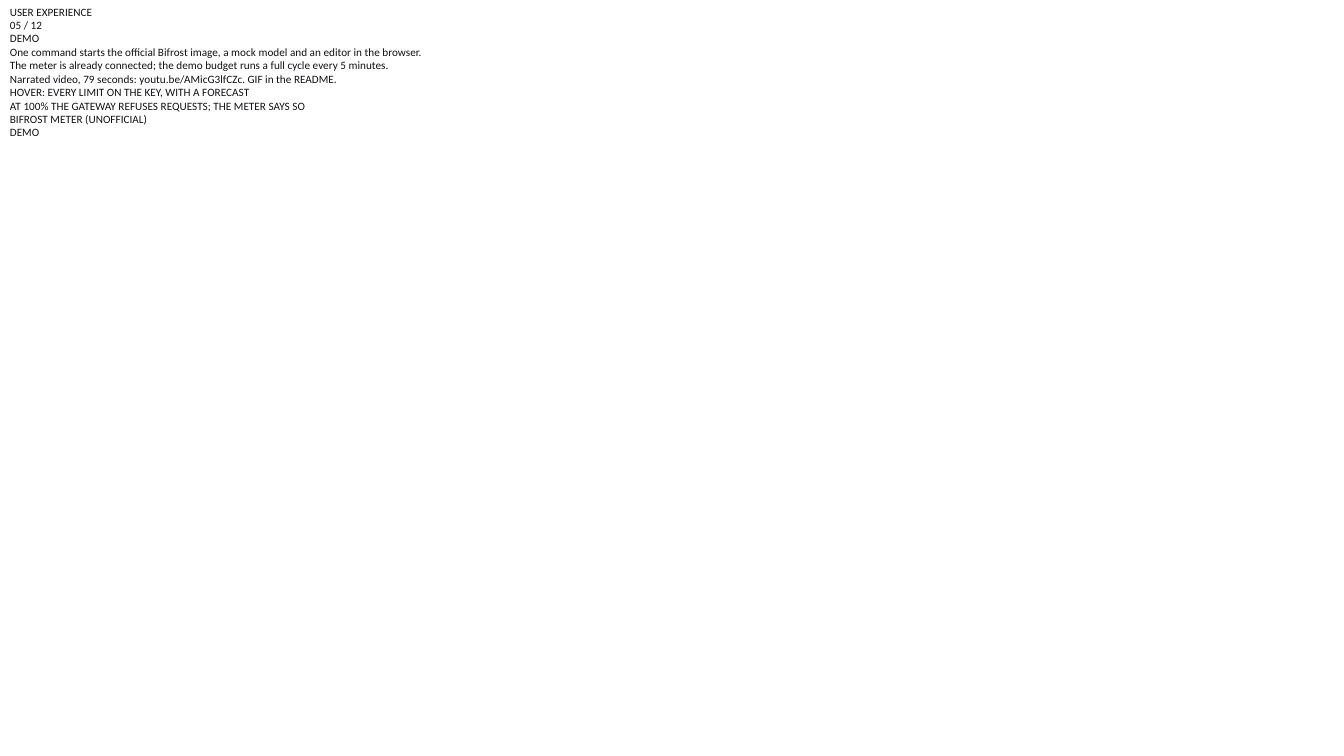
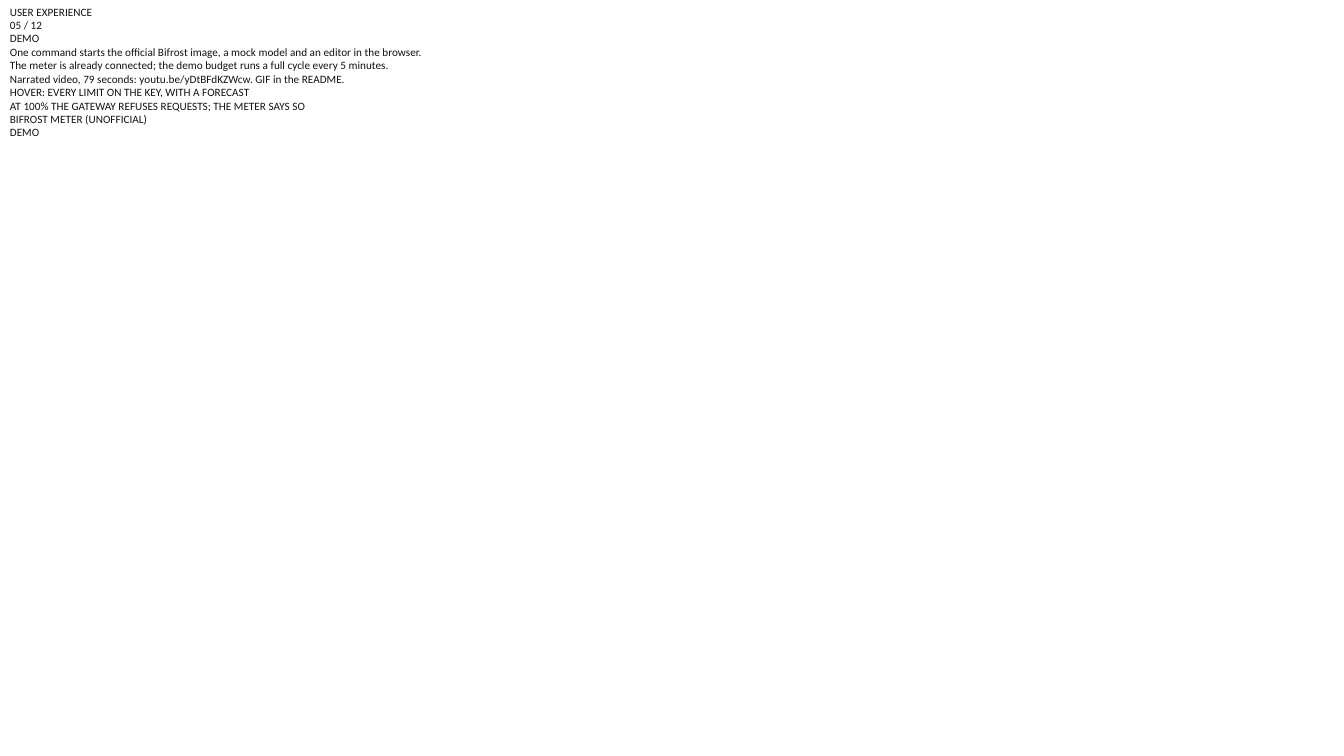
Before and after one commit to aimanmalib/bifrost-meter, a slide deck: slide 5 of deck/bifrost-meter.pptx. Drawn at 1344x756 pixels with LibreOffice and Linux fonts; fonts in the diff are those of the drawing; background and template pictures are left out. Boxes give left, top, right and bottom in pixels: in the first picture for what was removed or moved away, otherwise in the second. Text is boxed around its words. In the diff, an @@ line names an element or a change of style, - is before the commit and + after.

```diff
--- a/deck/bifrost-meter.pptx
+++ b/deck/bifrost-meter.pptx
@@ text at (10,75,345,85): text changed @@
-Narrated video, 79 seconds: youtu.be/AMicG3lfCZc. GIF in the README.
+Narrated video, 79 seconds: youtu.be/yDtBFdKZWcw. GIF in the README.
```
Also in this commit, not shown: 4 other slides changed, 1 other file.
